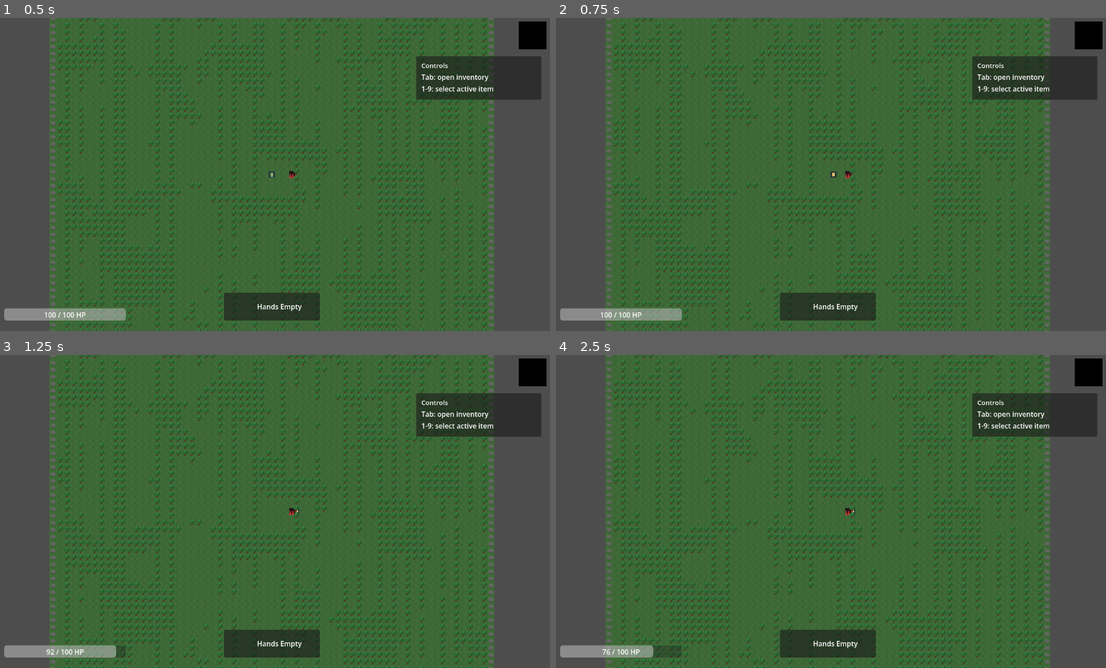
Above: before the commit, frames 1-4 (two rows, left to right).
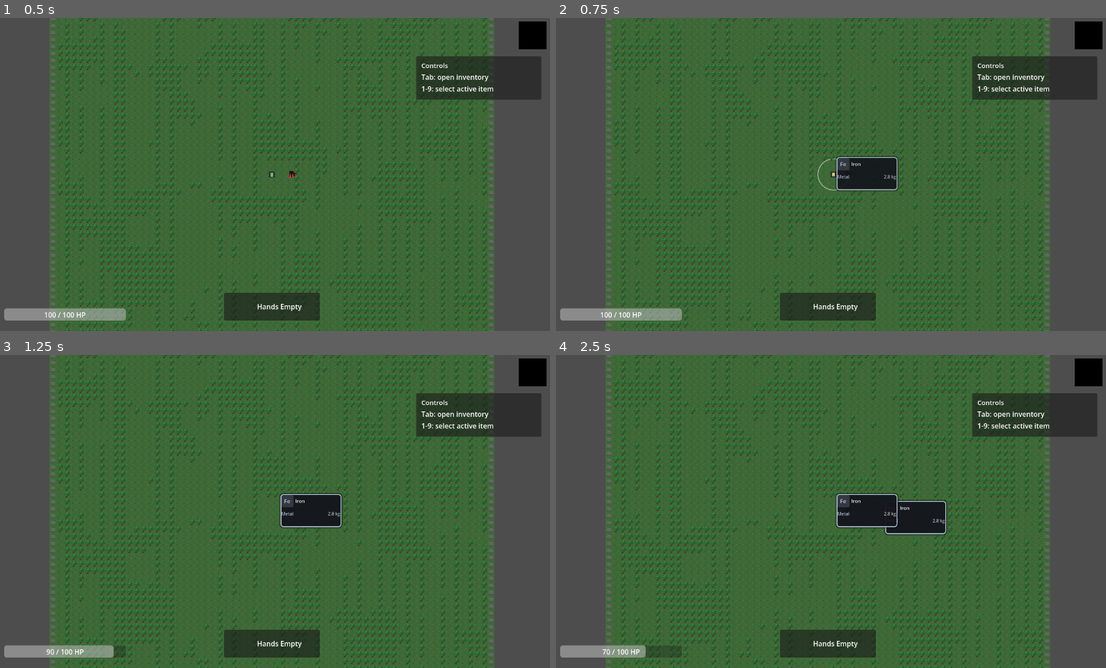
Above: after the commit, the same moments.

Repository: Maddiplomat/Project-alchemy
Game: Godot game, scene res://scenes/World.tscn
The game is run twice, just before and just after one commit, with the same random seed, the same clock (stepped at 60 frames per second) and the same inputs.
Inputs (mouse positions are in pixels of both pictures, inside the frame that each line leads up to):
- Up to frame 1 (0.5 s): no input
- Up to frame 2 (0.75 s): tap Enter at 0.5 s; move the mouse to (952, 158) at 0.52 s; hold D (move_right) from 0.53 s (still down); hold Q (scan, bound only after the commit) from 0.53 s (still down); click (952, 158) at 0.67 s
- Up to frame 3 (1.25 s): keep holding D (move_right); keep holding Q (scan, bound only after the commit)
- Up to frame 4 (2.5 s): release D (move_right) at 1.25 s; release Q (scan, bound only after the commit) at 1.25 s; tap Space at 1.25 s; drag from (715, 527) to (880, 530) at 1.27 s; tap Enter at 2 s; move the mouse to (886, 442) at 2.02 s; hold D (move_right) from 2.03 s (still down); hold Q (scan, bound only after the commit) from 2.03 s (still down); click (886, 442) at 2.17 s

Frame 1 is identical in both runs. In frame 2, 1.3% of the frame differs, in the area x 47-63%, y 44-56%; in frame 3, 1.3%; in frame 4, 2.4%, in the area x 9-72%, y 44-97%.

Commit message:
WIP: salvage local changes

Diff:
--- a/project.godot
+++ b/project.godot
@@ -25,6 +25,11 @@
 CraftingManager="*res://scripts/CraftingManager.gd"
 CameraShake="*res://scripts/CameraShake.gd"
 WorldSystem="*res://scripts/WorldSystem.gd"
+
+[display]
+
+window/size/viewport_width=1280
+window/size/viewport_height=720
 
 [editor_plugins]
 
@@ -111,16 +116,16 @@
 "events": Array[InputEvent]([Object(InputEventKey,"resource_local_to_scene":false,"resource_name":"","device":0,"window …(207 unchanged characters)…
 ])
 }
+scan={
+"deadzone": 0.5,
+"events": Array[InputEvent]([Object(InputEventKey,"resource_local_to_scene":false,"resource_name":"","device":0,"window_id":0,"alt_pressed":false,"shift_pressed":false,"ctrl_pressed":false,"meta_pressed":false,"pressed":false,"keycode":0,"physical_keycode":81,"key_label":0,"unicode":0,"location":0,"echo":false,"script":null)
+])
+}
 
 [physics]
 
 3d/physics_engine="Jolt Physics"
 
-[display]
-
-window/size/viewport_width=1280
-window/size/viewport_height=720
-
 [rendering]
 
 rendering_device/driver.windows="d3d12"
--- a/scenes/ElementPickup.tscn
+++ b/scenes/ElementPickup.tscn
@@ -6,7 +6,7 @@
 size = Vector2(12, 12)
 
 [node name="ElementPickup" type="Area2D" unique_id=1542228159]
-collision_layer = 0
+collision_layer = 2
 script = ExtResource("1_518e3")
 
 [node name="Sprite2D" type="Sprite2D" parent="." unique_id=1982428542]
--- a/scenes/Player.tscn
+++ b/scenes/Player.tscn
@@ -4,6 +4,9 @@
 [ext_resource type="Texture2D" uid="uid://dcequn4h1sp0" path="res://assets/player/player_placeholder_16x16.png" id="2_v6fml"]
 [ext_resource type="Script" uid="uid://d4mhxiqnf6cxf" path="res://scripts/PlayerAnimationStateMachine.gd" id="3_3li8b"]
 [ext_resource type="Script" uid="uid://dfmk1jvfvpfj2" path="res://scripts/PlayerCameraController.gd" id="4_jmcn4"]
+[ext_resource type="Script" uid="uid://dduid12nwmq5v" path="res://scripts/ScannerTool.gd" id="5_qu4a1"]
+[ext_resource type="Texture2D" uid="uid://bw1vwo1kan6kh" path="res://assets/generated/scan_ripple.png" id="6_70d11"]
+[ext_resource type="Script" path="res://scripts/HealthSystem.gd" id="7_q1w23"]
 
 [sub_resource type="RectangleShape2D" id="RectangleShape2D_mdl7e"]
 size = Vector2(8, 8)
@@ -26,3 +29,18 @@
 
 [node name="AnimationPlayer" type="AnimationPlayer" parent="." unique_id=457091043]
 script = ExtResource("3_3li8b")
+
+[node name="HealthSystem" type="Node" parent="."]
+script = ExtResource("7_q1w23")
+
+[node name="ScannerTool" type="Node2D" parent="." unique_id=52746031]
+script = ExtResource("5_qu4a1")
+
+[node name="ScannerToolVisuals" type="Node2D" parent="ScannerTool" unique_id=1656883800]
+
+[node name="ScanRipple" type="Sprite2D" parent="ScannerTool/ScannerToolVisuals" unique_id=365688623]
+visible = false
+scale = Vector2(1e-05, 1e-05)
+texture = ExtResource("6_70d11")
+
+[node name="ToolAnimationPlayer" type="AnimationPlayer" parent="ScannerTool" unique_id=1425251196]
--- a/scripts/ElementDatabase.gd
+++ b/scripts/ElementDatabase.gd
@@ -221,7 +221,7 @@
 func _get_seed_element_data() -> Array[Dictionary]:
 	return [
 		_create_element(
-			&"wood_carbon",
+			&"wood",
 			"C",
 			"Wood Carbon",
 			ElementCategory.ORGANIC,
@@ -241,7 +241,7 @@
 			"Universal base material and early fuel."
 		),
 		_create_element(
-			&"silicon",
+			&"stone",
 			"Si",
 			"Stone Silicon",
 			ElementCategory.MINERAL,
--- a/scripts/ElementPickup.gd
+++ b/scripts/ElementPickup.gd
@@ -134,3 +134,9 @@
 	var anim_name := "idle_" + str(resolved_element_id)
 	if anim_player.has_animation(anim_name):
 		anim_player.play(anim_name)
+
+
+func get_element_id() -> StringName:
+	if not element_id.is_empty():
+		return element_id
+	return get_meta(&"element_id", &"")
--- a/scripts/GameManager.gd
+++ b/scripts/GameManager.gd
@@ -44,6 +44,7 @@
 var max_player_health: int = 100
 var player_health: int = 100
 var player_status_effects: Array[StringName] = []
+var player_health_system: Node = null
 
 var is_paused: bool = false
 var active_environmental_warnings: Array[StringName] = []
@@ -67,9 +68,7 @@
 	playtime_seconds = 0
 	playtime_changed.emit(playtime_seconds)
 	set_gameplay_phase(GameplayPhase.SCAN)
-	player_status_effects.clear()
-	player_status_effects_changed.emit(player_status_effects.duplicate())
-	set_player_health(max_player_health)
+	reset_player_state()
 	clear_dirty()
 	resume_game()
 	set_game_state(GameState.PLAYING)
@@ -226,6 +225,10 @@
 	if amount <= 0:
 		return
 
+	if player_health_system != null and player_health_system.has_method("take_damage"):
+		player_health_system.take_damage(amount, &"physical")
+		return
+
 	set_player_health(player_health - amount)
 
 
@@ -233,6 +236,10 @@
 	if amount <= 0:
 		return
 
+	if player_health_system != null and player_health_system.has_method("heal"):
+		player_health_system.heal(amount)
+		return
+
 	set_player_health(player_health + amount)
 
 
@@ -243,6 +250,42 @@
 	player_status_effects = effects.duplicate()
 	player_status_effects_changed.emit(player_status_effects.duplicate())
 	mark_dirty()
+
+
+func bind_player_health_system(health_system: Node) -> void:
+	if player_health_system == health_system:
+		return
+
+	if player_health_system != null:
+		var previous_health_changed := Callable(self, "_on_bound_player_health_changed")
+		if player_health_system.health_changed.is_connected(previous_health_changed):
+			player_health_system.health_changed.disconnect(previous_health_changed)
+
+		var previous_player_died := Callable(self, "_on_bound_player_died")
+		if player_health_system.player_died.is_connected(previous_player_died):
+			player_health_system.player_died.disconnect(previous_player_died)
+
+		var previous_status_effects_changed := Callable(self, "_on_bound_player_status_effects_changed")
+		if player_health_system.status_effects_changed.is_connected(previous_status_effects_changed):
+			player_health_system.status_effects_changed.disconnect(previous_status_effects_changed)
+
+	player_health_system = health_system
+	if player_health_system == null:
+		return
+
+	player_health_system.health_changed.connect(_on_bound_player_health_changed)
+	player_health_system.player_died.connect(_on_bound_player_died)
+	player_health_system.status_effects_changed.connect(_on_bound_player_status_effects_changed)
+
+
+func reset_player_state() -> void:
+	if player_health_system != null and player_health_system.has_method("reset_state"):
+		player_health_system.reset_state()
+		return
+
+	player_status_effects.clear()
+	player_status_effects_changed.emit(player_status_effects.duplicate())
+	set_player_health(max_player_health)
 
 
 func set_environmental_warning(warning_id: StringName, active: bool) -> void:
@@ -260,6 +303,34 @@
 		environmental_warning_changed.emit(warning_id, false)
 
 
+func _on_bound_player_health_changed(current_health: int, maximum_health: int) -> void:
+	max_player_health = maximum_health
+	_sync_player_health(current_health)
+
+
+func _on_bound_player_died() -> void:
+	if game_state == GameState.GAME_OVER:
+		return
+
+	request_save(SaveTrigger.DEATH)
+	player_died.emit()
+	set_game_state(GameState.GAME_OVER)
+
+
+func _on_bound_player_status_effects_changed(status_effects: Array[StringName]) -> void:
+	set_player_status_effects(status_effects)
+
+
+func _sync_player_health(value: int) -> void:
+	var clamped_health := clampi(value, 0, max_player_health)
+	if player_health == clamped_health:
+		return
+
+	player_health = clamped_health
+	player_health_changed.emit(player_health, max_player_health)
+	mark_dirty()
+
+
 func _is_time_night(value: float) -> bool:
 	if is_equal_approx(night_start_time, day_start_time):
 		return false
--- /dev/null
+++ b/scripts/HealthSystem.gd
@@ -0,0 +1,116 @@
+extends Node
+
+signal health_changed(current: int, max: int)
+signal player_died
+signal status_effects_changed(status_effects: Array[StringName])
+
+const DAMAGE_TYPE_PHYSICAL := &"physical"
+const DAMAGE_TYPE_BURN := &"burn"
+const DAMAGE_TYPE_TOXIC := &"toxic"
+const DAMAGE_TYPE_RADIATION := &"radiation"
+const VALID_DAMAGE_TYPES: Array[StringName] = [
+	DAMAGE_TYPE_PHYSICAL,
+	DAMAGE_TYPE_BURN,
+	DAMAGE_TYPE_TOXIC,
+	DAMAGE_TYPE_RADIATION,
+]
+
+@export var max_health: int = 100
+@export var current_health: int = 100
+
+var status_effects: Array[StringName] = []
+var _is_dead := false
+
+
+func _ready() -> void:
+	max_health = max(1, max_health)
+	current_health = clampi(current_health, 0, max_health)
+	GameManager.bind_player_health_system(self)
+	_emit_state()
+
+
+func take_damage(amount: int, type: StringName = DAMAGE_TYPE_PHYSICAL) -> void:
+	if amount <= 0 or _is_dead:
+		return
+
+	var damage_type := _normalize_damage_type(type)
+	match damage_type:
+		DAMAGE_TYPE_PHYSICAL, DAMAGE_TYPE_BURN, DAMAGE_TYPE_TOXIC, DAMAGE_TYPE_RADIATION:
+			current_health = clampi(current_health - amount, 0, max_health)
+
+	if current_health <= 0:
+		die()
+		return
+
+	health_changed.emit(current_health, max_health)
+	GameManager.mark_dirty()
+
+
+func heal(amount: int) -> void:
+	if amount <= 0 or _is_dead:
+		return
+
+	var previous_health := current_health
+	current_health = clampi(current_health + amount, 0, max_health)
+	if current_health == previous_health:
+		return
+
+	health_changed.emit(current_health, max_health)
+	GameManager.mark_dirty()
+
+
+func die() -> void:
+	if _is_dead:
+		return
+
+	_is_dead = true
+	current_health = 0
+	health_changed.emit(current_health, max_health)
+	GameManager.mark_dirty()
+	player_died.emit()
+
+
+func reset_state() -> void:
+	_is_dead = false
+	current_health = max_health
+	clear_status_effects()
+	health_changed.emit(current_health, max_health)
+
+
+func add_status_effect(effect: StringName) -> void:
+	if effect.is_empty() or status_effects.has(effect):
+		return
+
+	status_effects.append(effect)
+	status_effects_changed.emit(status_effects.duplicate())
+	GameManager.mark_dirty()
+
+
+func remove_status_effect(effect: StringName) -> void:
+	var effect_index := status_effects.find(effect)
+	if effect_index == -1:
+		return
+
+	status_effects.remove_at(effect_index)
+	status_effects_changed.emit(status_effects.duplicate())
+	GameManager.mark_dirty()
+
+
+func clear_status_effects() -> void:
+	if status_effects.is_empty():
+		return
+
+	status_effects.clear()
+	status_effects_changed.emit(status_effects.duplicate())
+	GameManager.mark_dirty()
+
+
+func _emit_state() -> void:
+	health_changed.emit(current_health, max_health)
+	status_effects_changed.emit(status_effects.duplicate())
+
+
+func _normalize_damage_type(type: StringName) -> StringName:
+	if VALID_DAMAGE_TYPES.has(type):
+		return type
+	return DAMAGE_TYPE_PHYSICAL
--- /dev/null
+++ b/scripts/ScannerTool.gd
@@ -0,0 +1,328 @@
+extends Node2D
+
+## ScannerTool — attached to the Player node.
+## Press and hold Q to reveal floating info panels for all ElementPickup nodes
+## within SCAN_RADIUS pixels.  Each panel shows symbol, display_name, category,
+## and weight.  Panels auto-dismiss after AUTO_DISMISS_SECONDS or when Q is
+## released, whichever comes first.
+
+const SCAN_RADIUS   : float = 80.0
+const AUTO_DISMISS  : float = 3.0
+
+## Visual tweak constants
+const PANEL_WIDTH   : float = 140.0
+const PANEL_HEIGHT  : float = 76.0
+const PANEL_OFFSET  : Vector2 = Vector2(12.0, -64.0)   # relative to pickup world pos
+
+# ── category colour map (ARGB hex-ish) ──────────────────────────────────────
+const CATEGORY_COLOURS : Dictionary = {
+	"organic"    : Color(0.45, 0.80, 0.30, 1.0),
+	"mineral"    : Color(0.60, 0.60, 0.60, 1.0),
+	"metal"      : Color(0.75, 0.80, 0.90, 1.0),
+	"volatile"   : Color(1.00, 0.55, 0.15, 1.0),
+	"gas"        : Color(0.55, 0.90, 1.00, 1.0),
+	"radioactive": Color(0.40, 1.00, 0.10, 1.0),
+	"catalyst"   : Color(1.00, 0.85, 0.20, 1.0),
+}
+const FALLBACK_COLOUR : Color = Color(0.85, 0.85, 0.85, 1.0)
+
+# ── runtime state ────────────────────────────────────────────────────────────
+var _active_panels : Dictionary = {}   # pickup node → PanelContainer
+var _timers        : Dictionary = {}   # pickup node → float (time left)
+var _scanning      : bool = false
+
+@onready var _anim : AnimationPlayer = $ToolAnimationPlayer
+
+# Physics space for overlap queries
+var _space_state : PhysicsDirectSpaceState2D
+
+
+func _ready() -> void:
+	_space_state = get_world_2d().direct_space_state
+	_setup_animations()
+
+
+func _setup_animations() -> void:
+	var anim_lib := AnimationLibrary.new()
+	var scan_anim := Animation.new()
+
+	# Ripple Scale
+	var scale_idx := scan_anim.add_track(Animation.TYPE_VALUE)
+	scan_anim.track_set_path(scale_idx, "ScannerToolVisuals/ScanRipple:scale")
+	scan_anim.track_insert_key(scale_idx, 0.0, Vector2.ZERO)
+	scan_anim.track_insert_key(scale_idx, 0.4, Vector2.ONE)
+
+	# Ripple Alpha (fade out)
+	var alpha_idx := scan_anim.add_track(Animation.TYPE_VALUE)
+	scan_anim.track_set_path(alpha_idx, "ScannerToolVisuals/ScanRipple:modulate:a")
+	scan_anim.track_insert_key(alpha_idx, 0.0, 1.0)
+	scan_anim.track_insert_key(alpha_idx, 0.4, 0.0)
+
+	# Visibility
+	var vis_idx := scan_anim.add_track(Animation.TYPE_VALUE)
+	scan_anim.track_set_path(vis_idx, "ScannerToolVisuals/ScanRipple:visible")
+	scan_anim.track_insert_key(vis_idx, 0.0, true)
+	scan_anim.track_insert_key(vis_idx, 0.4, false)
+
+	anim_lib.add_animation("scan", scan_anim)
+	_anim.add_animation_library("", anim_lib)
+
+
+func _input(event: InputEvent) -> void:
+	var runtime := get_tree().root.get_node_or_null("MCPRuntime")
+	if event.is_action_pressed("scan"):
+		if runtime: runtime.push_runtime_log("info", "ScannerTool: Scan Pressed")
+		_begin_scan()
+	elif event.is_action_released("scan"):
+		_end_scan()
+
+
+func _process(delta: float) -> void:
+	if not _scanning:
+		return
+
+	# tick timers and remove expired panels
+	var expired : Array = []
+	for pickup in _timers.keys():
+		_timers[pickup] -= delta
+		if _timers[pickup] <= 0.0:
+			expired.append(pickup)
+	for pickup in expired:
+		_remove_panel(pickup)
+
+
+# ── scan lifecycle ────────────────────────────────────────────────────────────
+
+func _begin_scan() -> void:
+	_scanning = true
+	_clear_all_panels()
+
+	var player_pos : Vector2 = (get_parent() as Node2D).global_position
+	var query := PhysicsShapeQueryParameters2D.new()
+	var circle_shape := CircleShape2D.new()
+	circle_shape.radius = SCAN_RADIUS
+	query.shape = circle_shape
+	query.transform = Transform2D(0.0, player_pos)
+	query.collision_mask = 2 # Target ElementPickups specifically
+	query.collide_with_areas = true
+	query.collide_with_bodies = true
+	var results := _space_state.intersect_shape(query, 64)
+
+	# Play visual ripple
+	_anim.play("scan")
+
+	for hit in results:
+		var collider : Node = hit.get("collider")
+		if collider == null:
+			continue
+
+		# walk up to find the Area2D root of an ElementPickup
+		var pickup_node := _find_element_pickup(collider)
+		if pickup_node == null or _active_panels.has(pickup_node):
+			continue
+
+		var element_id : StringName = _resolve_element_id(pickup_node)
+		if element_id.is_empty():
+			continue
+
+		var data := ElementDatabase.get_element(element_id)
+		if data.is_empty():
+			continue
+
+		_spawn_panel(pickup_node, data)
+		_flash_element(pickup_node)
+
+
+func _flash_element(node: Node2D) -> void:
+	var tween := create_tween()
+	var original := node.modulate
+	node.modulate = Color(5, 5, 5, 1) # Bright white flash
+	tween.tween_property(node, "modulate", original, 0.35).set_trans(Tween.TRANS_QUAD).set_ease(Tween.EASE_OUT)
+
+
+func _end_scan() -> void:
+	_scanning = false
+	_clear_all_panels()
+
+
+# ── panel helpers ─────────────────────────────────────────────────────────────
+
+func _spawn_panel(pickup: Node2D, data: Dictionary) -> void:
+	var panel := _build_panel(data)
+	panel.name = "ScannerPanel_" + pickup.name
+	# attach to CanvasLayer so it renders on top regardless of z-index
+	var canvas := _get_or_create_canvas()
+	canvas.add_child(panel)
+
+	# position in screen-space via local_to_map equivalent
+	_update_panel_position(panel, pickup)
+
+	_active_panels[pickup] = panel
+	_timers[pickup] = AUTO_DISMISS
+
+	# entry animation: fade + slight slide-up
+	panel.modulate.a = 0.0
+	var tween := create_tween()
+	tween.tween_property(panel, "modulate:a", 1.0, 0.22).set_ease(Tween.EASE_OUT)
+
+
+func _remove_panel(pickup: Node) -> void:
+	if not _active_panels.has(pickup):
+		return
+	var panel : Control = _active_panels[pickup]
+
+	var tween := create_tween()
+	tween.tween_property(panel, "modulate:a", 0.0, 0.18).set_ease(Tween.EASE_IN)
+	tween.tween_callback(panel.queue_free)
+
+	_active_panels.erase(pickup)
+	_timers.erase(pickup)
+
+
+func _clear_all_panels() -> void:
+	for pickup in _active_panels.keys():
+		var panel : Control = _active_panels[pickup]
+		panel.queue_free()
+	_active_panels.clear()
+	_timers.clear()
+
+
+func _update_panel_position(panel: Control, pickup: Node2D) -> void:
+	var camera := get_viewport().get_camera_2d()
+	var runtime := get_tree().root.get_node_or_null("MCPRuntime")
+	if camera == null:
+		if runtime: runtime.push_runtime_log("warn", "SCAN: Camera is NULL")
+		return
+	var world_pos : Vector2 = pickup.global_position + PANEL_OFFSET
+	var screen_pos : Vector2 = world_pos - camera.get_screen_center_position() \
+		+ get_viewport().get_visible_rect().size * 0.5
+	panel.position = screen_pos
+
+
+# ── UI construction ───────────────────────────────────────────────────────────
+
+func _build_panel(data: Dictionary) -> PanelContainer:
+	var symbol       : String = str(data.get(&"symbol",       "?"))
+	var display_name : String = str(data.get(&"display_name", "Unknown"))
+	var category     : String = str(data.get(&"category",     "")).to_lower()
+	var weight       : float  = float(data.get(&"weight",     0.0))
+
+	var accent : Color = CATEGORY_COLOURS.get(category, FALLBACK_COLOUR)
+
+	# ── PanelContainer root ──────────────────────────────────────────────────
+	var panel := PanelContainer.new()
+	panel.custom_minimum_size = Vector2(PANEL_WIDTH, PANEL_HEIGHT)
+	panel.mouse_filter = Control.MOUSE_FILTER_IGNORE
+
+	# custom StyleBox
+	var style := StyleBoxFlat.new()
+	style.bg_color            = Color(0.08, 0.09, 0.12, 0.90)
+	style.border_color        = accent
+	style.border_width_left   = 2
+	style.border_width_right  = 2
+	style.border_width_top    = 2
+	style.border_width_bottom = 2
+	style.corner_radius_top_left     = 6
+	style.corner_radius_top_right    = 6
+	style.corner_radius_bottom_left  = 6
+	style.corner_radius_bottom_right = 6
+	style.shadow_color = Color(0, 0, 0, 0.55)
+	style.shadow_size  = 4
+	panel.add_theme_stylebox_override("panel", style)
+
+	# ── VBoxContainer ────────────────────────────────────────────────────────
+	var vbox := VBoxContainer.new()
+	vbox.add_theme_constant_override("separation", 2)
+	panel.add_child(vbox)
+
+	# header row: coloured badge + symbol + name
+	var header := HBoxContainer.new()
+	header.add_theme_constant_override("separation", 4)
+	vbox.add_child(header)
+
+	var badge := Label.new()
+	badge.text             = symbol
+	badge.horizontal_alignment = HORIZONTAL_ALIGNMENT_CENTER
+	badge.vertical_alignment   = VERTICAL_ALIGNMENT_CENTER
+	badge.custom_minimum_size  = Vector2(28, 28)
+	badge.add_theme_font_size_override("font_size", 13)
+	badge.add_theme_color_override("font_color", accent)
+	var badge_style := StyleBoxFlat.new()
+	badge_style.bg_color                  = Color(accent.r, accent.g, accent.b, 0.18)
+	badge_style.corner_radius_top_left     = 4
+	badge_style.corner_radius_top_right    = 4
+	badge_style.corner_radius_bottom_left  = 4
+	badge_style.corner_radius_bottom_right = 4
+	badge.add_theme_stylebox_override("normal", badge_style)
+	header.add_child(badge)
+
+	var name_label := Label.new()
+	name_label.text             = display_name
+	name_label.vertical_alignment   = VERTICAL_ALIGNMENT_CENTER
+	name_label.add_theme_font_size_override("font_size", 11)
+	name_label.add_theme_color_override("font_color", Color(0.95, 0.95, 0.95, 1.0))
+	name_label.clip_text = true
+	name_label.size_flags_horizontal = Control.SIZE_EXPAND_FILL
+	header.add_child(name_label)
+
+	# separator line
+	var sep := HSeparator.new()
+	var sep_style := StyleBoxFlat.new()
+	sep_style.bg_color = Color(accent.r, accent.g, accent.b, 0.30)
+	sep_style.content_margin_top    = 0
+	sep_style.content_margin_bottom = 0
+	sep.add_theme_stylebox_override("separator", sep_style)
+	vbox.add_child(sep)
+
+	# detail row: category + weight
+	var details := HBoxContainer.new()
+	details.add_theme_constant_override("separation", 6)
+	vbox.add_child(details)
+
+	var cat_label := Label.new()
+	cat_label.text = category.capitalize()
+	cat_label.add_theme_font_size_override("font_size", 10)
+	cat_label.add_theme_color_override("font_color", Color(accent.r, accent.g, accent.b, 0.85))
+	cat_label.size_flags_horizontal = Control.SIZE_EXPAND_FILL
+	details.add_child(cat_label)
+
+	var wt_label := Label.new()
+	wt_label.text = "%.1f kg" % weight
+	wt_label.horizontal_alignment = HORIZONTAL_ALIGNMENT_RIGHT
+	wt_label.add_theme_font_size_override("font_size", 10)
+	wt_label.add_theme_color_override("font_color", Color(0.70, 0.70, 0.70, 1.0))
+	details.add_child(wt_label)
+
+	return panel
+
+
+# ── utility ───────────────────────────────────────────────────────────────────
+
+func _find_element_pickup(node: Node) -> Node2D:
+	## Walk from collision shape up to its Area2D owner that has ElementPickup script.
+	var cur : Node = node
+	while cur != null:
+		if cur.get_script() != null:
+			var s = cur.get_script()
+			if s != null and s.resource_path.ends_with("ElementPickup.gd"):
+				return cur as Node2D
+		cur = cur.get_parent()
+	return null
+
+
+func _resolve_element_id(pickup: Node) -> StringName:
+	var eid : StringName = pickup.get(&"element_id") if pickup.has_method("get") else &""
+	if eid.is_empty():
+		eid = pickup.get_meta(&"element_id", &"")
+	return eid
+
+
+func _get_or_create_canvas() -> CanvasLayer:
+	var existing := get_tree().current_scene.get_node_or_null("ScannerCanvas")
+	if existing != null:
+		return existing as CanvasLayer
+	var canvas := CanvasLayer.new()
+	canvas.name  = "ScannerCanvas"
+	canvas.layer = 128   # above everything
+	get_tree().current_scene.add_child(canvas)
+	return canvas
--- a/scripts/TestHazard.gd
+++ b/scripts/TestHazard.gd
@@ -1,6 +1,6 @@
 extends Area2D
 
-@export var damage_amount: int = 8
+@export var damage_amount: int = 10
 @export var damage_interval_seconds: float = 0.75
 @export var damage_on_entry := true
 
@@ -63,7 +63,13 @@
 		_damage_timer.stop()
 		return
 
-	GameManager.damage_player(damage_amount)
+	var player_body: Node2D = _tracked_bodies.front()
+	if player_body == null:
+		return
+
+	var health_system: Node = player_body.get_node_or_null("HealthSystem")
+	if health_system != null and health_system.has_method("take_damage"):
+		health_system.take_damage(damage_amount, &"physical")
 
 
 func _is_player_body(body: Node) -> bool:
Binary file added: addons/godot_mcp/cache/screenshots/crafting_panel_1280x720.png
Not shown, added: addons/godot_mcp/cache/screenshots/crafting_panel_1280x720.png.import
Binary file added: addons/godot_mcp/cache/screenshots/hud_1280x720.png
Not shown, added: addons/godot_mcp/cache/screenshots/hud_1280x720.png.import
Binary file added: addons/godot_mcp/cache/screenshots/hud_1280x720_external.png
Not shown, added: addons/godot_mcp/cache/screenshots/hud_1280x720_external.png.import
Binary file added: addons/godot_mcp/cache/screenshots/hud_1920x1080.png
Not shown, added: addons/godot_mcp/cache/screenshots/hud_1920x1080.png.import
Binary file added: addons/godot_mcp/cache/screenshots/hud_1920x1080_external.png
Not shown, added: addons/godot_mcp/cache/screenshots/hud_1920x1080_external.png.import
Binary file added: addons/godot_mcp/cache/screenshots/screenshot_115950.png
Not shown, added: addons/godot_mcp/cache/screenshots/screenshot_115950.png.import
(and 22 more such lines)
